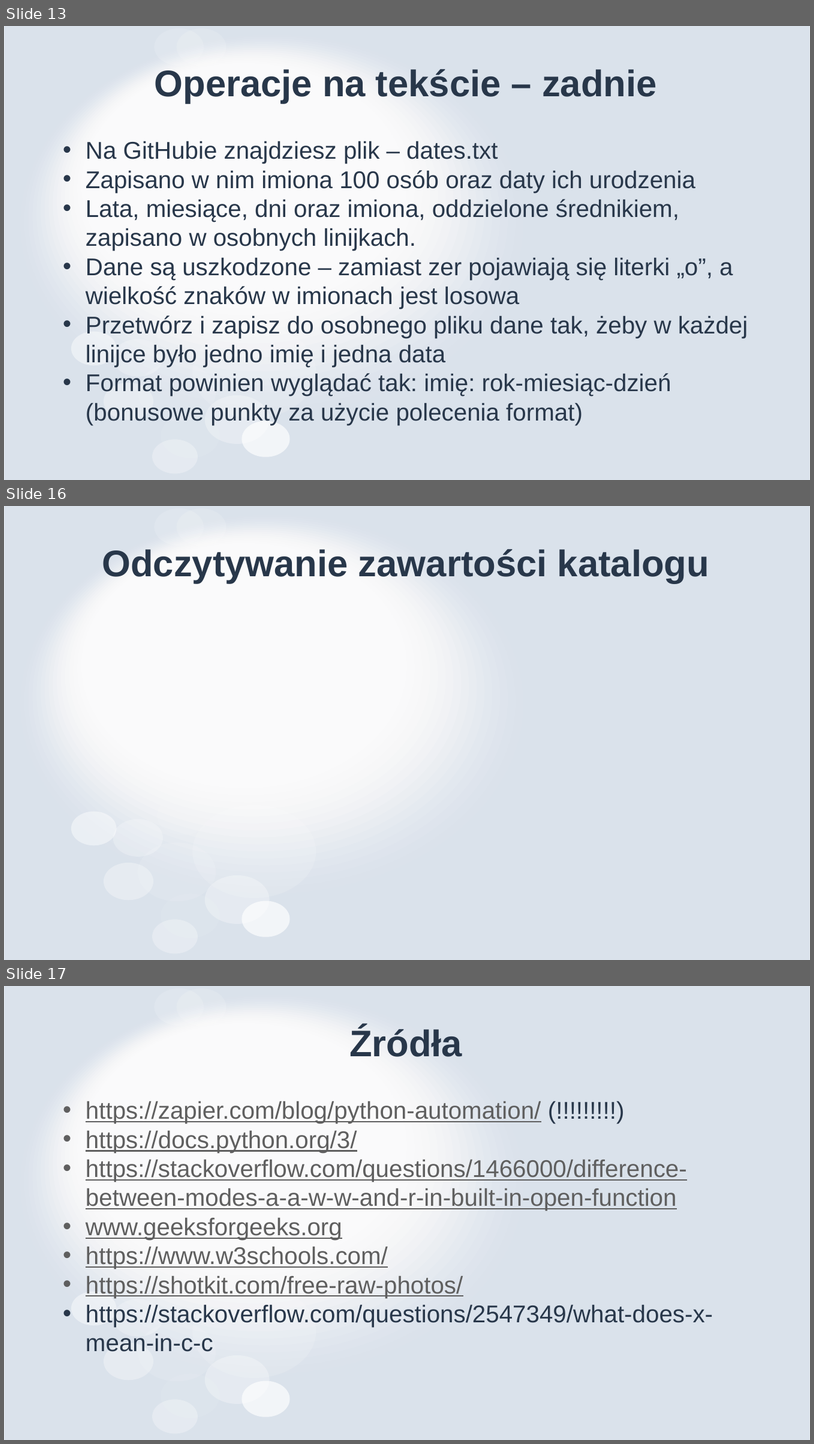
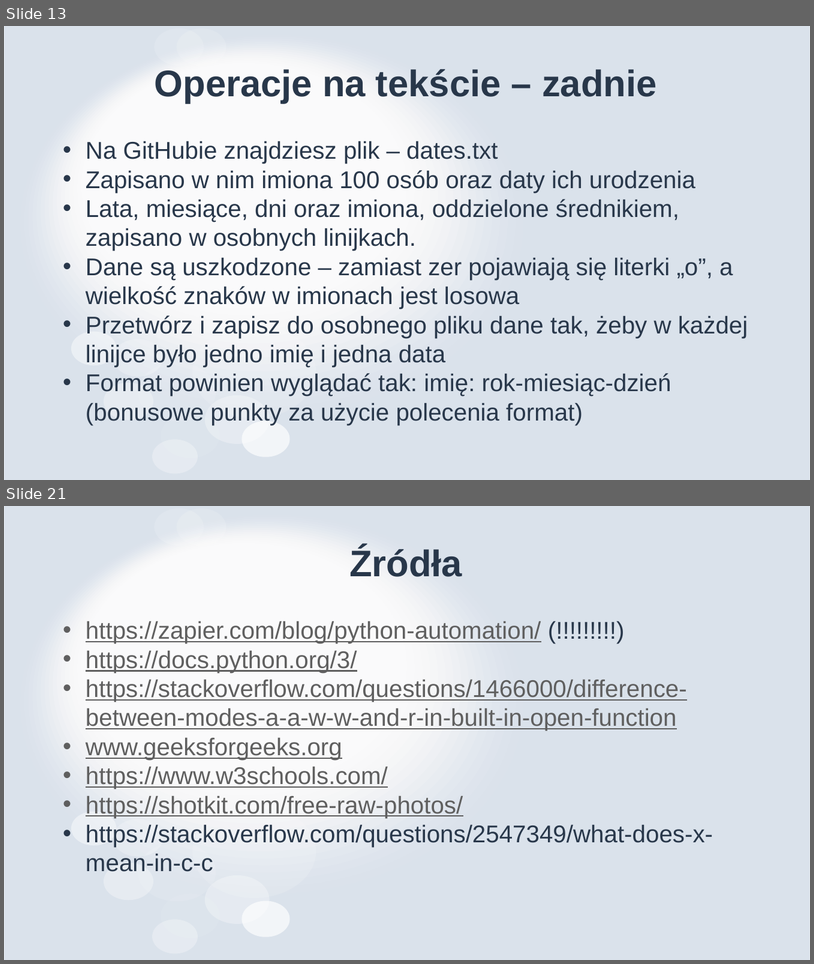
Before and after one commit to MikoStoro/ETI_Academy_python, a slide deck: EverydayPython/EverydayPython.pptx. Shown one above the other, each under a label of ours: slides 13, 16 and 17 before the commit, slides 13 and 21 after it; the slides between them are not shown. The pictures are 814x1444 and 814x964 pixels, drawn with LibreOffice and Linux fonts; fonts in the diff are those of the drawing. Boxes give left, top, right and bottom in pixels: in the first picture for what was removed or moved away, otherwise in the second. Text is boxed around its words. In the diff, an @@ line names an element or a change of style, - is before the commit and + after.

```diff
--- a/EverydayPython/EverydayPython.pptx
+++ b/EverydayPython/EverydayPython.pptx
@@ slide 16 removed at [4, 506, 810, 960], background #FFFFFF; not listed: 31 template elements that a slide beside it also shows @@
@@ title removed at [102, 549, 710, 583] @@
-Odczytywanie zawartości katalogu
@@ what was slide 17 is now slide 21 @@
```
Also in this commit, not shown: 2 slides changed, 5 slides added, 4 other files.
